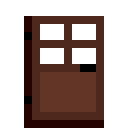
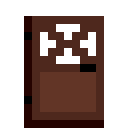
Revision of a layered w=128, h=128 image; what changed, layer by layer:
painted on "oak_door.png" over [40, 24, 96, 64]
